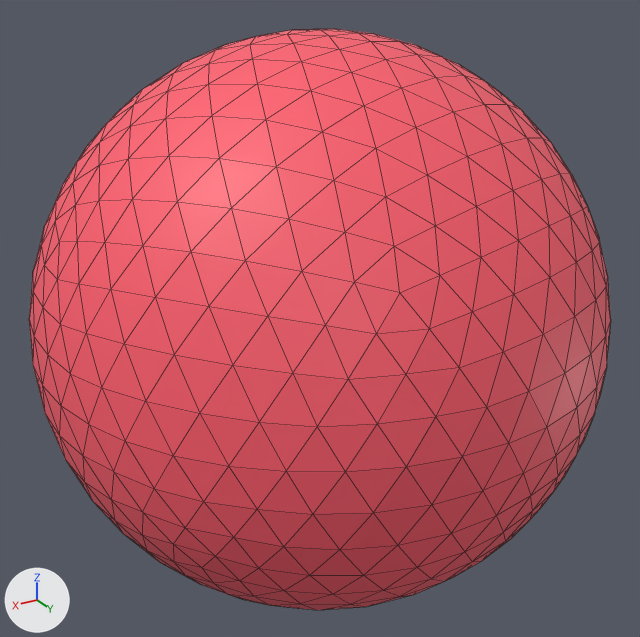
A saved change to the OBJ model assets/models/redBall.obj.
The view is the same before and after, from a 50 mm camera at (1.52, 2.53, 1.27) aimed at (0.0, 0.0, 0.0). Arrows for +X, +Y and +Z are at lower left; the lights stay in place. The older version comes first. Mesh edges are drawn as thin lines. Where no turn or scale is listed for an object, it has been applied to the vertices.
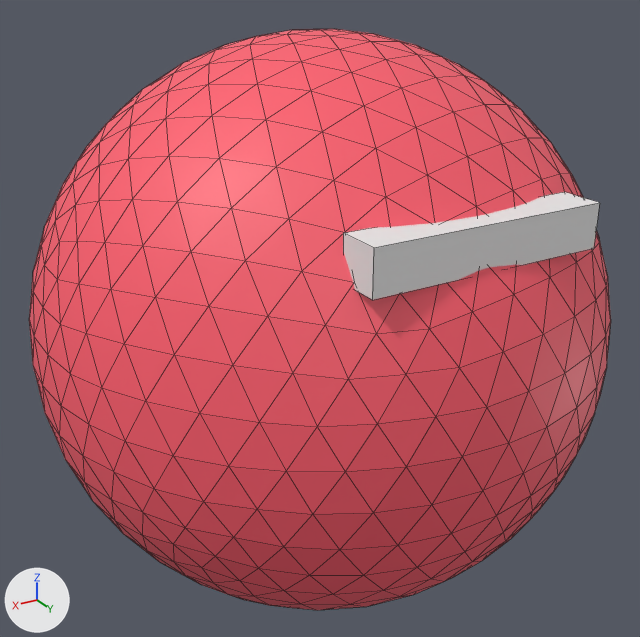
The change in detail:
Material 'Material.002' (mat_material_002) is new.
Its base color is (0.8, 0.8, 0.8) (white #e7e7e7).
Its roughness is 1.0.
me_icosphere is used by ob_icosphere; location (0.0, 0.0, 0.0).
me_icosphere had 642 vertices, 1280 faces and spanned x -1.0..1.0, y -1.0..1.0, z -1.0..1.0.
me_icosphere now has 650 vertices, 1286 faces and spans x -1.0..1.0, y -1.0..1.0, z -1.0..1.0.
me_icosphere part 1: a new loose piece, a box spanning x -0.38..0.38, y 0.74..0.88, z 0.46..0.59, in mat_material_002 (white #e7e7e7).
me_icosphere gains material mat_material_002 (white #e7e7e7).

Pixel boxes [x1, y1, x2, y2] of what changed, in the pictures (640 x 637 px):
part 1 of me_icosphere, added
    after: [343, 192, 600, 300]
